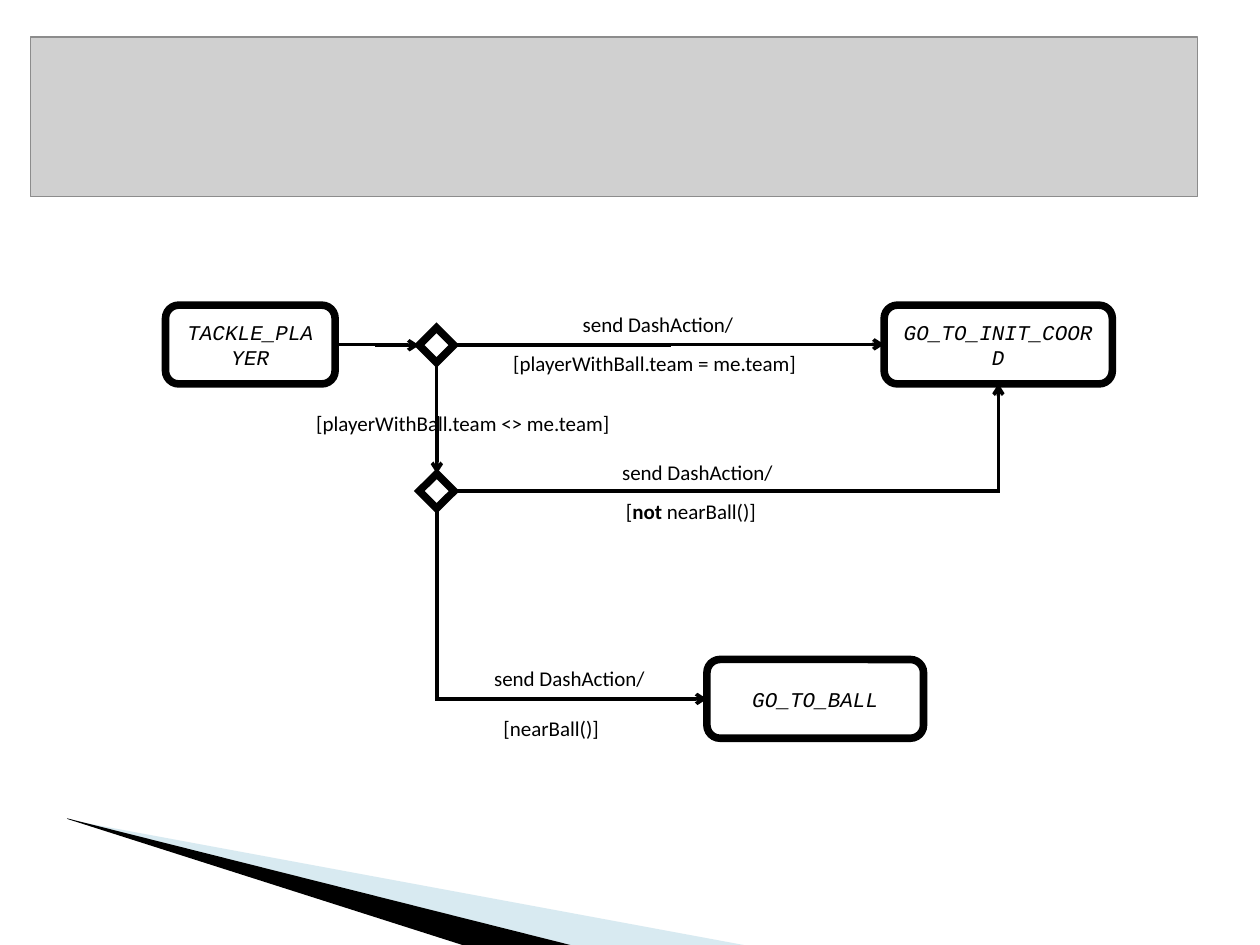
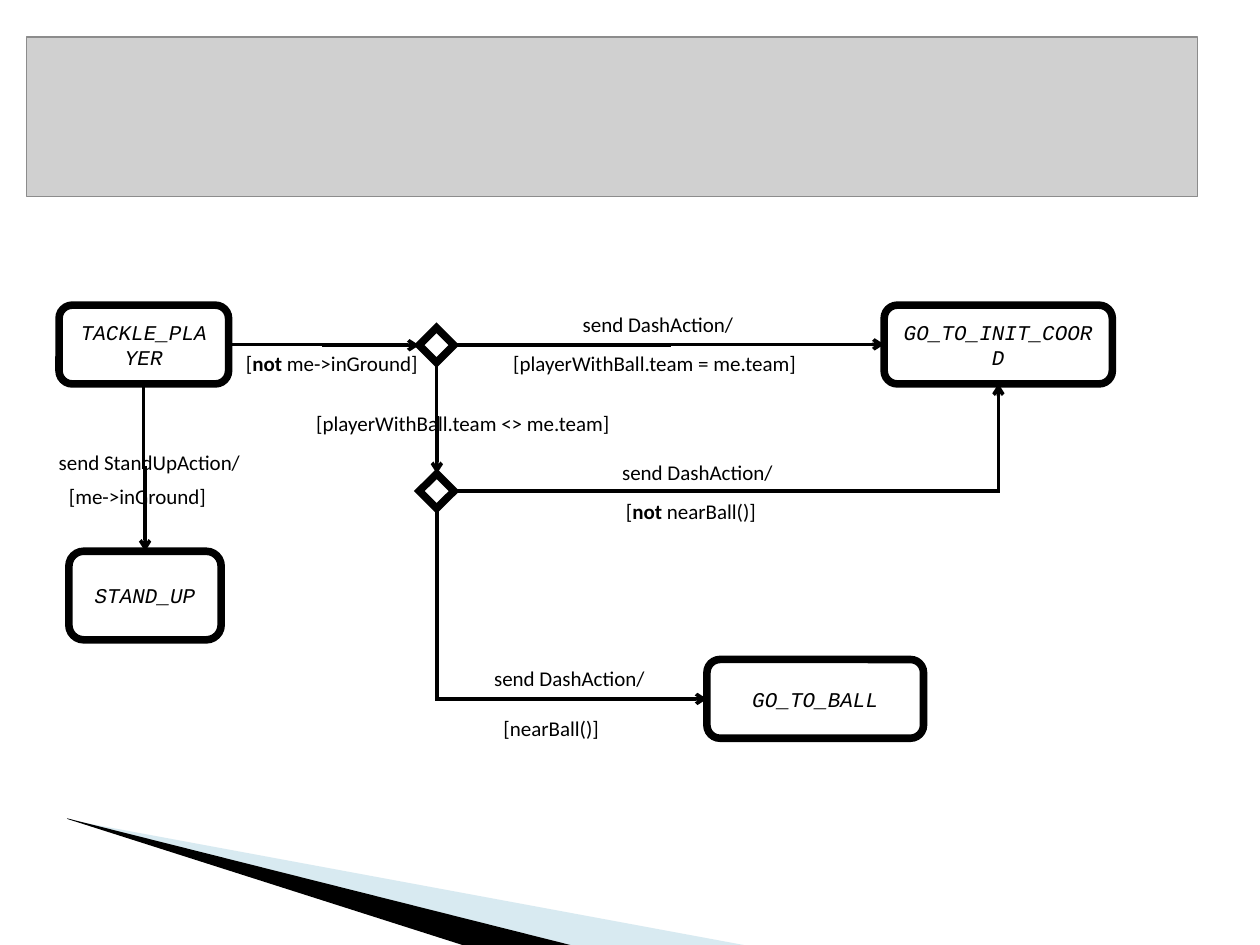
Before and after one commit to krishprince/rollerslam, a slide deck: slide 16 of docs/PresentationAgentes.ppt (slide 12 before the commit). Drawn at 1260x945 pixels with LibreOffice and Linux fonts; fonts in the diff are those of the drawing; grey boxes stand for pictures; background and template pictures are left out. Boxes give left, top, right and bottom in pixels: in the first picture for what was removed or moved away, otherwise in the second. Text is boxed around its words. In the diff, an @@ line names an element or a change of style, - is before the commit and + after.

```diff
--- a/docs/PresentationAgentes.ppt
+++ b/docs/PresentationAgentes.ppt
@@ picture: place and size @@
-picture at [30,37,1198,197]
+picture at [26,37,1197,197]
@@ rounded rectangle "TACKLE_PLAYER": place and size @@
-rounded rectangle "TACKLE_PLAYER" at [165,305,335,383]
+rounded rectangle "TACKLE_PLAYER" at [59,305,229,383]
@@ elbow arrow moved from (335, 344) - (420, 345) to (228, 344) - (420, 345) @@
@@ text added at [246,356,418,374], 12 pt, text #000000 @@
+[not me->inGround]
@@ elbow arrow added from (144, 384) to (145, 552), #000000 2.01 pt @@
@@ text added at [59,452,240,476], 12 pt, text #000000 @@
+send StandUpAction/
@@ text added at [69,487,206,511], 12 pt, text #000000 @@
+[me->inGround]
@@ rounded rectangle added at [69,552,222,640], fill #FFFFFF, outline #000000 4.34 pt, 12 pt, text #000000, italic @@
+STAND_UP
```
Also in this commit, not shown: 16 other slides changed, 9 slides added, 2 slides removed.
